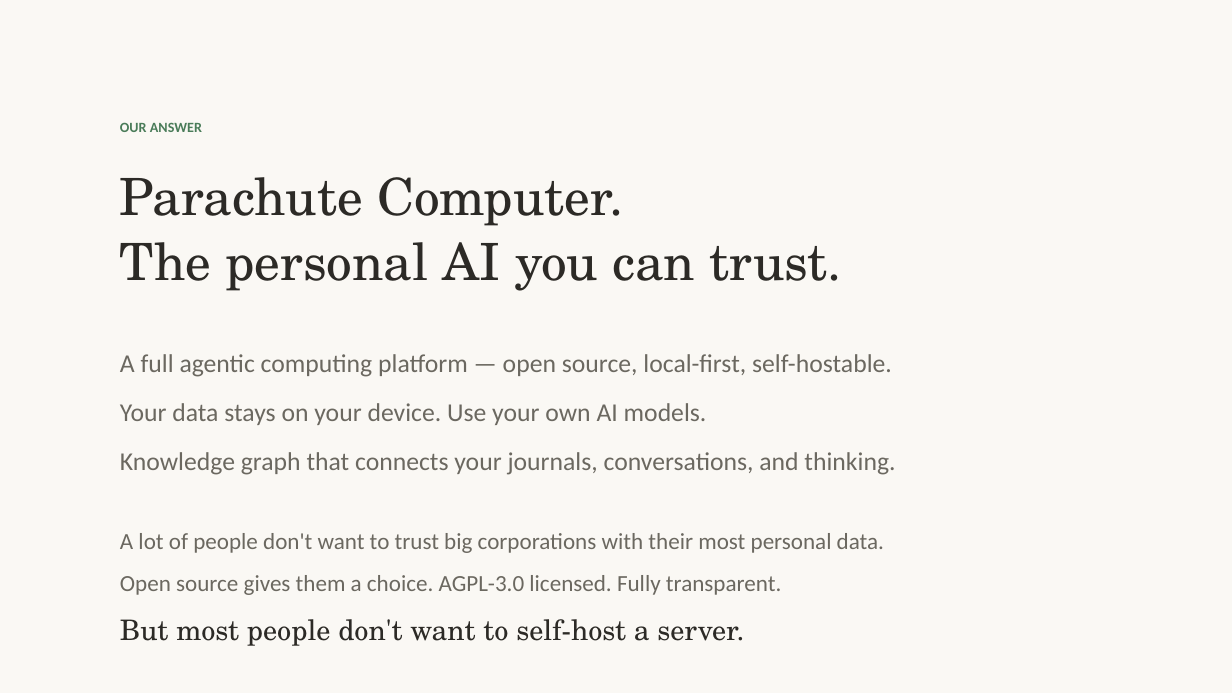
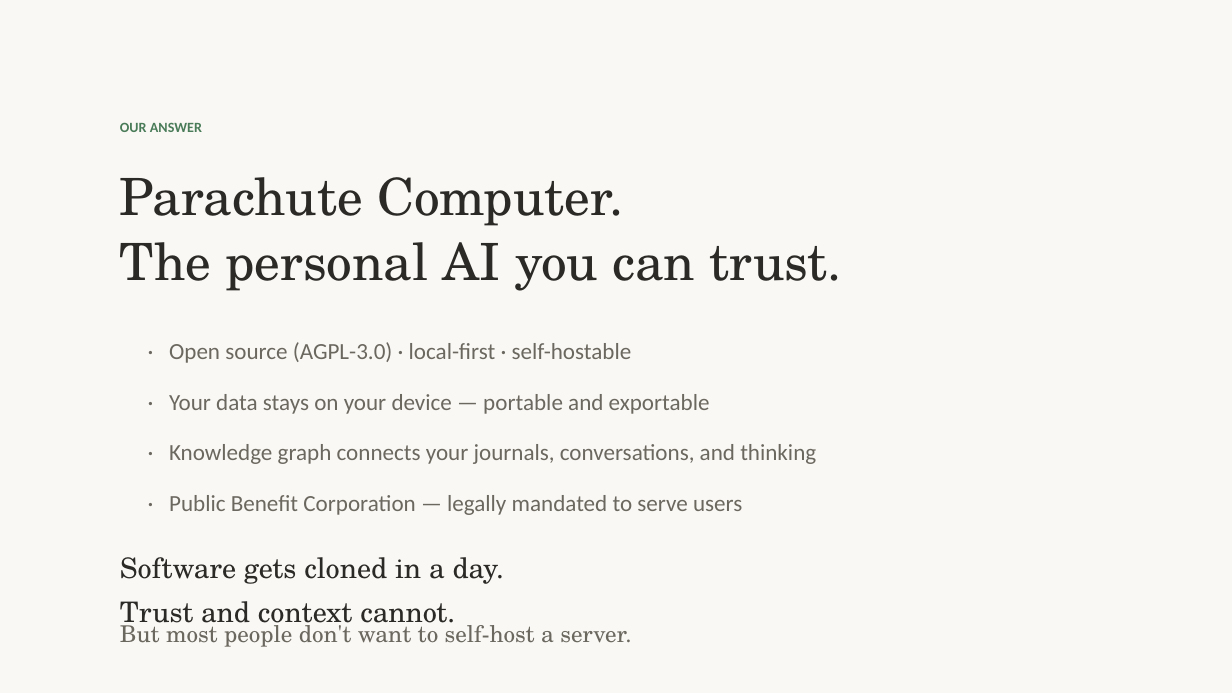
Before and after one commit to OpenParachutePBC/parachute-computer, a slide deck: slide 3 of nvc-pitch-deck.pptx. Drawn at 1232x693 pixels with LibreOffice and Linux fonts; fonts in the diff are those of the drawing. Boxes give left, top, right and bottom in pixels: in the first picture for what was removed or moved away, otherwise in the second. Text is boxed around its words. In the diff, an @@ line names an element or a change of style, - is before the commit and + after.

```diff
--- a/nvc-pitch-deck.pptx
+++ b/nvc-pitch-deck.pptx
@@ text at bbox=[169, 342, 632, 363]: text changed; size 20 to 18 pt @@
-A full agentic computing platform — open source, local-first, self-hostable.
-Your data stays on your device. Use your own AI models.
-Knowledge graph that connects your journals, conversations, and thinking.
+· Open source (AGPL-3.0) · local-first · self-hostable
@@ text added at bbox=[169, 394, 710, 414], 18 pt, text #6B6860 @@
+· Your data stays on your device — portable and exportable
@@ text added at bbox=[169, 444, 816, 464], 18 pt, text #6B6860 @@
+· Knowledge graph connects your journals, conversations, and thinking
@@ text added at bbox=[169, 495, 742, 515], 18 pt, text #6B6860 @@
+· Public Benefit Corporation — legally mandated to serve users
@@ text removed at bbox=[120, 533, 884, 595] @@
-A lot of people don't want to trust big corporations with their most personal data.
-Open source gives them a choice. AGPL-3.0 licensed. Fully transparent.
@@ text added at bbox=[120, 557, 504, 631], 22 pt, text #2C2A26 @@
+Software gets cloned in a day.
+Trust and context cannot.
@@ text "But most people don't want ..." at bbox=[120, 620, 631, 647]: size 22 to 18 pt, text colour #2C2A26 to #6B6860 @@
```
Also in this commit, not shown: 5 other slides changed, 2 slides removed, 2 other files.
